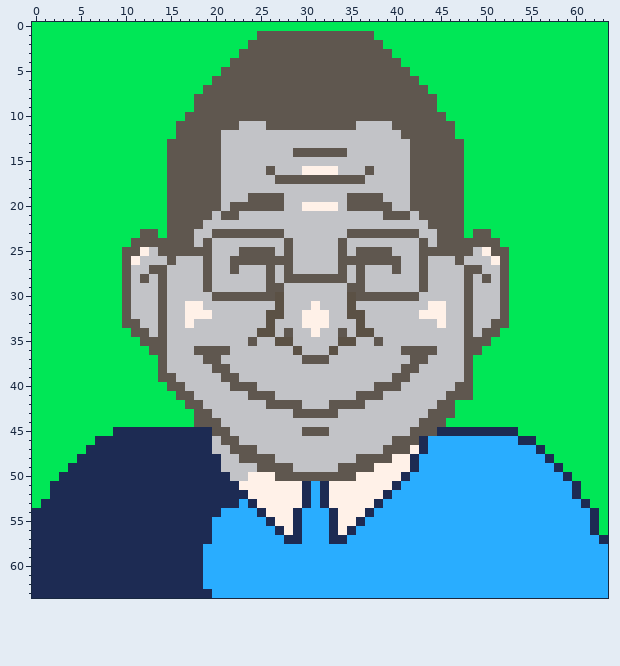
Two versions of one pixel-art sprite, dev/assets/p_peter.png. Above is the file before it was changed.
The file is 64x64 pixels.
The result:
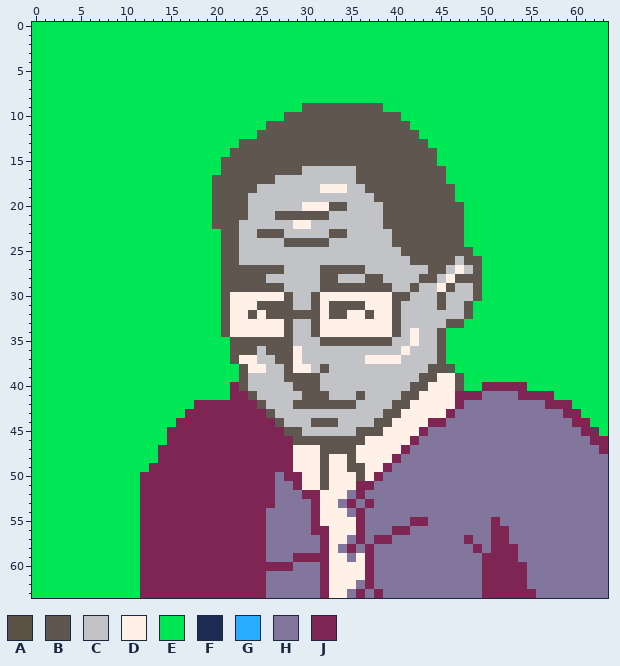
Palette (. is transparent): A #5b5145  B #5f574f  C #c2c3c7  D #fff1e8  E #00e756  F #1d2b53  G #29adff  H #83769c  J #7e2553
The exact change:
Changed rows in their new state; - is an unchanged pixel.
first column x 0:
 1 -------------------------EEEEEEEEEEEEE--------------------------
 2 ------------------------EEEEEEEEEEEEEEE-------------------------
 3 -----------------------EEEEEEEEEEEEEEEEE------------------------
 4 ----------------------EEEEEEEEEEEEEEEEEEE-----------------------
 5 ---------------------EEEEEEEEEEEEEEEEEEEEE----------------------
 6 --------------------EEEEEEEEEEEEEEEEEEEEEEE---------------------
 7 -------------------EEEEEEEEEEEEEEEEEEEEEEEEE--------------------
 8 ------------------EEEEEEEEEEEEEEEEEEEEEEEEEEE-------------------
 9 ------------------EEEEEEEEEEEE---------EEEEEE-------------------
10 -----------------EEEEEEEEEEE-------------EEEEE------------------
11 ----------------EEEEEEEEEE----------BBBB--EEEEE-----------------
12 ----------------EEEEEEEEEBBBBBBBBBBBBBBBB--EEEE-----------------
13 ---------------EEEEEEEEBBBBBBBBBBBBBBBBBBB--EEEE----------------
14 ---------------EEEEEEEBBBBBBB------BBBBBBB---EEE----------------
15 ---------------EEEEEEBBBBBBBBBBBBBBBBBBBBB---EEE----------------
16 ---------------EEEEEEBBBBB-BBBCCCC--B-BBBB----EE----------------
17 ---------------EEEEE-BBBBBBCCCCCCCCC-BBBBB----EE----------------
18 ---------------EEEEE-BBBB-------DDD--BBBBB-----E----------------
19 ---------------EEEEE-BBBCCCC-------CCC-BBB-----E----------------
20 ---------------EEEEE-B--CCCC-----BBCCCC-BB----------------------
21 ---------------EEEEEB--B---BBBBBB---------B---------------------
22 ---------------EEEEEBBB------DD--------BBBBB--------------------
23 ------------EE-EEEEEE--CC--------BBCCCCC---BB----EE-------------
24 -----------EEEEEEEEEEBB------BBBB-C-----BBB-B---EEEE------------
25 ----------EEEEEEEEEEEBBCCCC-C-----C-CCCC-BB------EEEE-----------
26 ----------EEEEEEEEEEEB-CCCCCC-----CCCCCCC-B-BBBCBBEEE-----------
27 ----------EEEEEEEEEEEB-BBB-BC---BB-B----C--CBB-DC-EEE-----------
28 ----------EEEEEEEEEEEBBBBBC-CCCC--C-CBB-----B-DB-BEEE-----------
29 ----------EEEEEEEEEEEBBBBB------BBB--BBB--BC-DB-CBEEE-----------
30 ----------EEEEEEEEEEE-DDDDDDB--BDDDDDDDD--C--B--CBEEE-----------
31 ----------EEEEEEEEEEEBDDDBBBB--BDBBBBDDDB---CB---EEEE-----------
32 ----------EEEEEEEEEEEBDDBDBBBBBB-BBDDBDDB--CCC---EEEE-----------
33 ----------EEEEEEEEEEEBDDDDDDB-CB-DDDDDDDB----CBBEEEEE-----------
34 -----------EEEEEEEEEEBDDDDDD---BDDDDDDDDB-D--BEEEEEE------------
35 ------------EEEEEEEEEEBB-BBBB---BBBBBB-B--D--BEEEEE-------------
36 -------------EEEEEEEEEBBB-BBBD---C-------DCCCBEEEE--------------
37 --------------EEEEEEEEBDD--BBDCCC----DDDD-CC-BEEE---------------
38 --------------EEEEEEEEEBDD--BDD-B--------CC-BBBEE---------------
39 --------------EEEEEEEEEB----BBBB--------CC-BBDDBE---------------
40 ---------------EEEEEEEJ-C----BBB------CCC-BBDDD-E-JJJJJ---------
41 ----------------EEEEEEJJ-CC---BBB----CC--BBDDDDJJJHHHHJJJJ------
42 -----------------EJJJJJJJBCCC-BBB---C---BBDDDDDJHHHHHHHHHJJJ----
43 -----------------JJJJJJJJJB--CCCCC-----BBDDDDDJHHHHHHHHHHHHJJ---
44 ----------------JJJJJJJJJJJB---BBB----BBDDDDJJHHHHHHHHHHHHHHJJ--
45 ---------EEEEEEJJJJJJJJJJJJJBBCCC---BBBDDDDJHHHHHHHHHHHHHHHHHJJ-
46 -------EEEEEEEEJJJJJJJJJJJJJJBBBBBBBBDDDDDJHHHHHHHHHHHHHHHHHHHJJ
47 ------EEEEEEEEJJJJJJJJJJJJJJJDDDBBBBDDDDDJHHHHHHHHHHHHHHHHHHHHHJ
48 -----EEEEEEEEEJJJJJJJJJJJJJJJDDDBDDBDDDDJHHHHHHHHHHHHHHHHHHHHHHH
49 ----EEEEEEEEEJJJJJJJJJJJJJJJJDDDBDD--D-JHHHHHHHHHHHHHHHHHHHHHHHH
50 ---EEEEEEEEEJJJJJJJJJJJJJJJHJJDD-DDDB-JHHHHHHHHHHHHHHHHHHHHHHHHH
51 --EEEEEEEEEEJJJJJJJJJJJJJJJHHJDDB---JJHHHHHHHHHHHHHHHHHHHHHHHHHH
52 --EEEEEEEEEEJJJJJJJJJJJJJJJHHHJJD--HJHHHHHHHHHHHHHHHHHHHHHHHHHHH
53 -EEEEEEEEEEEJJJJJJJJJJJJJJJHHHHJD-HJHJHHHHHHHHHHHHHHHHHHHHHHHHHH
54 EEEEEEEEEEEEJJJJJJJJJJJJJJHHHHHJDD-HJHHHHHHHHHHHHHHHHHHHHHHHHHHH
55 EEEEEEEEEEEEJJJJJJJJJJJJJJHHHHHJDD--JHHHHHJJHHHHHHHJHHHHHHHHHHHH
56 EEEEEEEEEEEEJJJJJJJJJJJJJJHHHHHJJD-DJHHHJJHHHHHHHHHJJHHHHHHHHHHH
57 EEEEEEEEEEEEJJJJJJJJJJJJJJHHHHHHJDDHJHJJHHHHHHHHJHHJJHHHHHHHHHHH
58 EEEEEEEEEEEEJJJJJJJJJJJJJJHHHHHHJDHJHJHHHHHHHHHHHJHJJJHHHHHHHHHH
59 EEEEEEEEEEEEJJJJJJJJJJJJJJHHHJJJJDDHDJHHHHHHHHHHHHJJJJHHHHHHHHHH
60 EEEEEEEEEEEEJJJJJJJJJJJJJJJJJHHHJDDDDJHHHHHHHHHHHHJJJJJHHHHHHHHH
61 EEEEEEEEEEEEJJJJJJJJJJJJJJHHHHHHJDDDDJHHHHHHHHHHHHJJJJJHHHHHHHHH
62 EEEEEEEEEEEEJJJJJJJJJJJJJJHHHHHHJDDDHJHHHHHHHHHHHHJJJJJHHHHHHHHH
63 EEEEEEEEEEEEJJJJJJJJJJJJJJHHHHHHJDDHJHJHHHHHHHHHHHJJJJJJHHHHHHHH
Pixel boxes of the changes (left, top, right, bottom) in both pictures:
changed: (32, 31, 608, 598)
